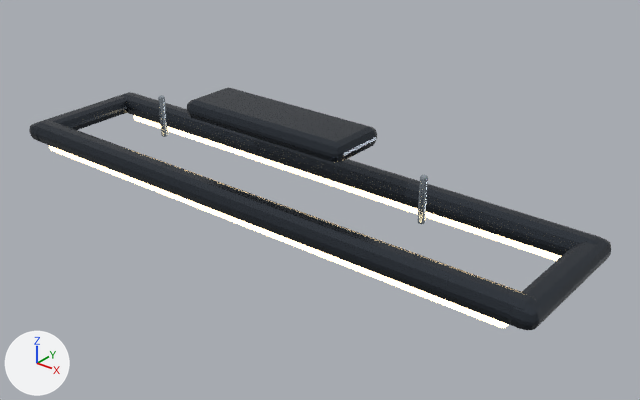
The glTF model public/models/games/deducao/ceiling-light.glb as it was, and as the next commit left it.
The view is the same before and after, from a 50 mm lens placed at (1.474, -1.665, 0.88), pointed at (0.118, 0.03, -0.17). The axes (+X, +Y, +Z) are drawn at lower left. The lights are the same throughout. The picture after the commit comes second. Where no turn or scale is listed for an object, it has been applied to the vertices. Vertices at exactly the same position are counted once.

Names of what the first picture shows: 'ceilingLight · Brushed aluminum', 'ceilingLight · Graphite metal', 'ceilingLight · Warm diffuser'.
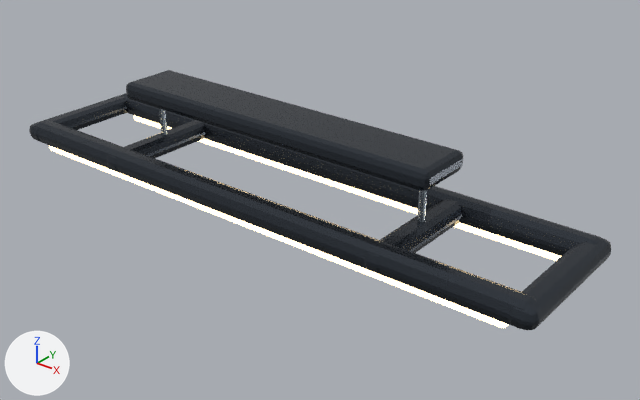
The change, as a diff of the scene's bpy script:
```diff
--- a/public/models/games/deducao/ceiling-light.glb.py
+++ b/public/models/games/deducao/ceiling-light.glb.py
@@ me_ceilinglight___graphite_metal @@
 # used by ob_ceilinglight___graphite_metal; location = (0.0, 0.0, 0.035)
-me_ceilinglight___graphite_metal.from_pydata(...)  # 280 vertices, 540 faces; spans x -0.87..0.87, y -0.21..0.21, z -0.21..0.03
+me_ceilinglight___graphite_metal.from_pydata(...)  # 392 vertices, 756 faces; spans x -0.87..0.87, y -0.21..0.21, z -0.21..0.03
+# me_ceilinglight___graphite_metal part 1: the loose piece of 56 vertices spanning x 0.79..0.87, y -0.21..0.21, z -0.2..-0.15 is copied, and the copy is moved by (-0.37, 0.0, 0.0); it spans x 0.42..0.5, y -0.21..0.21, z -0.2..-0.15
+# me_ceilinglight___graphite_metal part 2: the loose piece of 56 vertices spanning x -0.87..-0.79, y -0.21..0.21, z -0.2..-0.15 is copied, and the copy is moved by (0.37, 0.0, 0.0); it spans x -0.5..-0.42, y -0.21..0.21, z -0.2..-0.15
+# me_ceilinglight___graphite_metal part 3: the loose piece of 56 vertices spanning x -0.27..0.27, y -0.09..0.09, z -0.03..0.03 is rebuilt with 56 vertices and now spans x -0.52..0.52, y -0.09..0.09, z -0.03..0.03
 me_ceilinglight___graphite_metal.materials.append(mat_graphite_metal)
```

Pixel boxes (x1, y1, x2, y2) of what changed, in the pictures (640 x 400 px):
'ceilingLight · Graphite metal', reshaped (7% taller)
    before: (29, 87, 611, 330)
    after: (29, 70, 611, 330)
part 1 of me_ceilinglight___graphite_metal, added
    after: (364, 199, 462, 273)
part 2 of me_ceilinglight___graphite_metal, added
    after: (107, 120, 205, 171)
part 3 of me_ceilinglight___graphite_metal, rebuilt (77% wider, 58% taller)
    before: (187, 87, 377, 163)
    after: (126, 70, 463, 191)
